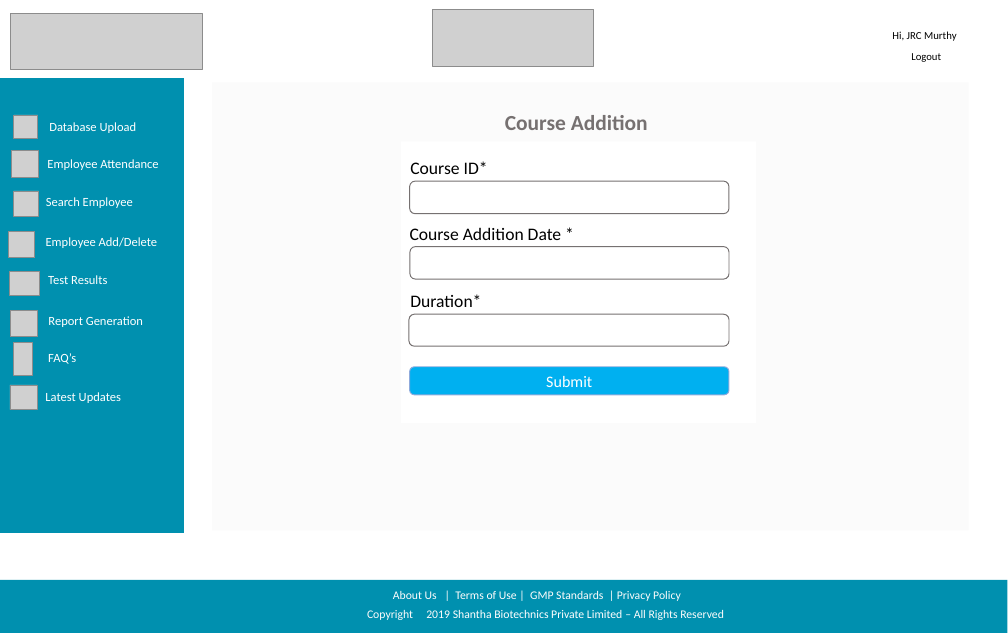
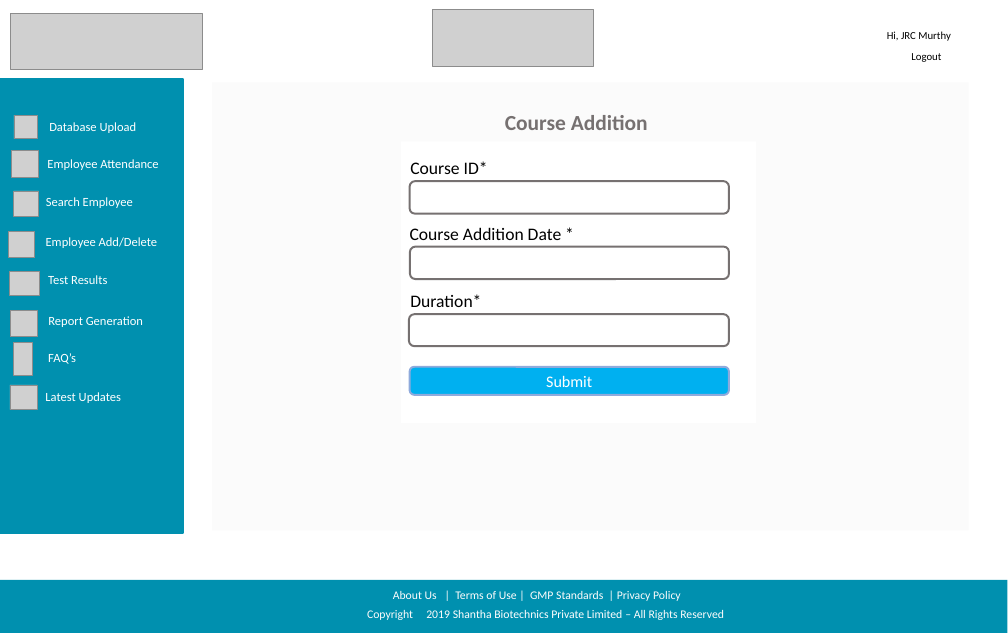
Before and after one commit to sarthakbhutani/Shantha_sih2019, a slide deck: slide 2 of Documentation/Screen Designs/Shanta Sanofi Screen Designs.pptx. Drawn at 1008x633 pixels with LibreOffice and Linux fonts; fonts in the diff are those of the drawing; grey boxes stand for pictures; background and template pictures are left out. Boxes give left, top, right and bottom in pixels: in the first picture for what was removed or moved away, otherwise in the second. Text is boxed around its words. In the diff, an @@ line names an element or a change of style, - is before the commit and + after.

```diff
--- a/Documentation/Screen Designs/Shanta Sanofi Screen Designs.pptx
+++ b/Documentation/Screen Designs/Shanta Sanofi Screen Designs.pptx
@@ text "Hi, JRC Murthy": place and size @@
-text "Hi, JRC Murthy" at bbox=[892, 31, 957, 41]
+text "Hi, JRC Murthy" at bbox=[887, 31, 951, 41]
@@ rectangle at bbox=[0, 79, 184, 532]: outline #0090AF 1 pt to #0090AF 2 pt @@
@@ outline #767171 1 pt to #767171 2 pt; proportions changed in 3 elements at bbox=[409, 181, 729, 214], bbox=[410, 247, 729, 279], bbox=[409, 314, 729, 346] @@
@@ rounded rectangle "Submit" at bbox=[409, 366, 729, 395]: outline #8FAADC 1 pt to #8FAADC 2 pt; proportions changed @@
```
Also in this commit, not shown: 15 other slides changed, 1 slide removed, 3 other files.
